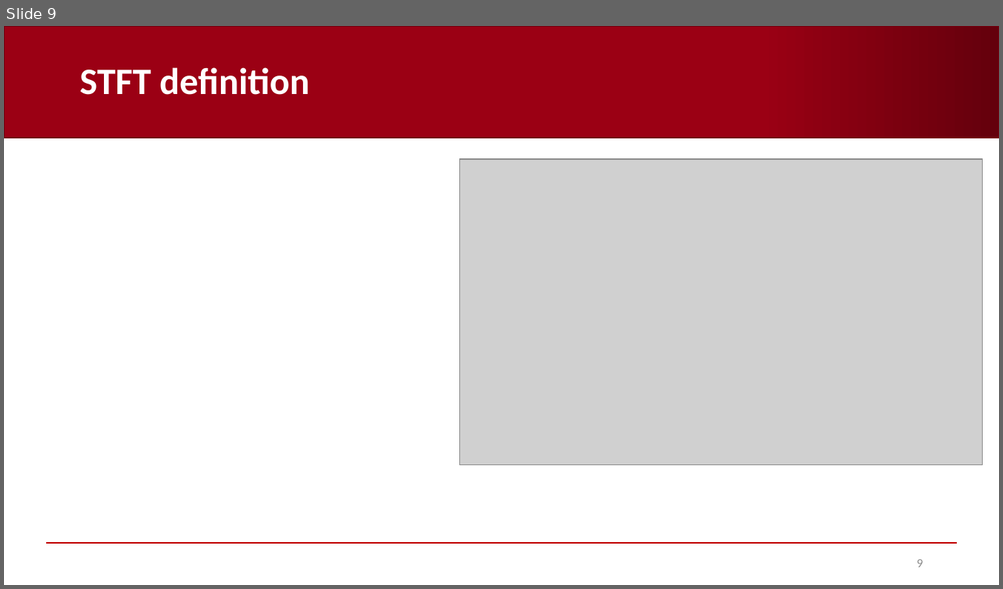
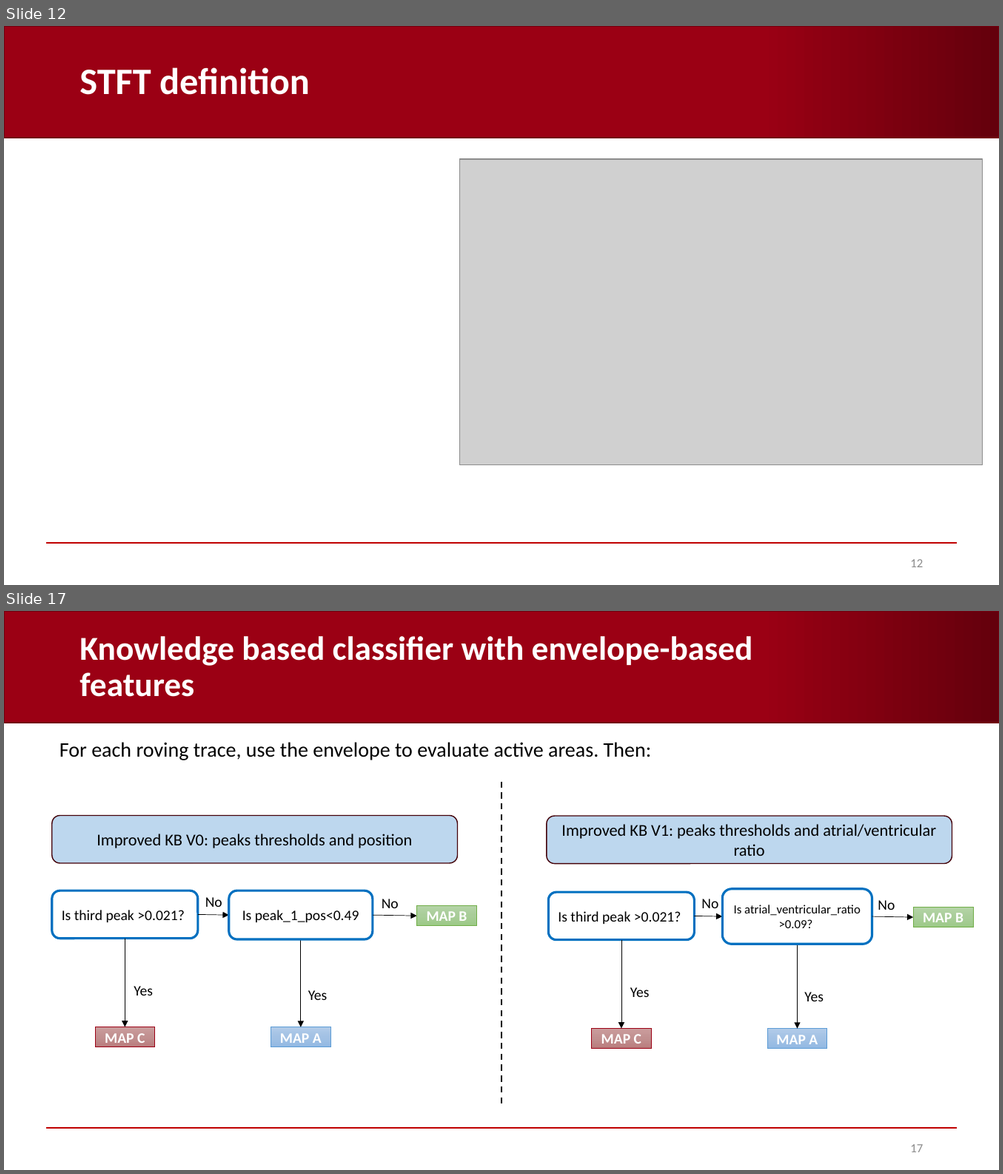
Before and after one commit to AndreaCorrado00/Tesi_magistrale_Corrado_Andrea, a slide deck: Documentation/9. Features and classification results V2.pptx. Shown one above the other, each under a label of ours: slide 9 before the commit, slides 12 and 17 after it; the slides between them are not shown. The pictures are 1003x589 and 1003x1174 pixels, drawn with LibreOffice and Linux fonts; fonts in the diff are those of the drawing; grey boxes stand for pictures; background and template pictures are left out. Boxes give left, top, right and bottom in pixels: in the first picture for what was removed or moved away, otherwise in the second. Text is boxed around its words. In the diff, an @@ line names an element or a change of style, - is before the commit and + after.

```diff
--- a/Documentation/9. Features and classification results V2.pptx
+++ b/Documentation/9. Features and classification results V2.pptx
@@ slide 17 added at box(4, 611, 999, 1170), background #FFFFFF; not listed: 2 template elements that a slide beside it also shows @@
@@ title added at box(79, 636, 753, 697), 32.4 pt, text #FFFFFF, bold @@
+Knowledge based classifier with envelope-based features
@@ text added at box(60, 742, 652, 760), 20 pt, text #000000 @@
+For each roving trace, use the envelope to evaluate active areas. Then:
@@ line added from (502, 782) to (502, 1107), #000000 1.5 pt dashed @@
@@ rectangle added at box(450, 789, 468, 801), fill #FFFFFF, outline #FFFFFF 1 pt @@
@@ rounded rectangle added at box(52, 815, 457, 863), fill #BDD7EE, outline #440009 1 pt, 16 pt, text #000000 @@
+Improved KB V0: peaks thresholds and position
@@ rounded rectangle added at box(546, 816, 951, 864), fill #BDD7EE, outline #440009 1 pt, 16 pt, text #000000 @@
+Improved KB V1: peaks thresholds and atrial/ventricular ratio
@@ group added at box(52, 891, 476, 1048): 4 arrows, 4 texts, 3 rectangles, 2 rounded rectangles @@
+Is third peak >0.021?
+MAP C
+MAP A
+No
+No
+Yes
+Yes
+Is peak_1_pos<0.49
+MAP B
@@ group added at box(549, 889, 973, 1049): 4 arrows, 4 texts, 3 rectangles, 2 rounded rectangles @@
+Is third peak >0.021?
+MAP C
+MAP A
+No
+No
+Yes
+Yes
+Is atrial_ventricular_ratio >0.09?
+MAP B
@@ page number added at box(910, 1145, 922, 1153), 12 pt, text #8C8C8C @@
+17
@@ what was slide 9 is now slide 12 @@
@@ page number at box(910, 560, 922, 568): text changed @@
-9
+12
```
Also in this commit, not shown: 3 slides changed, 18 other slides added, 1 other file.
